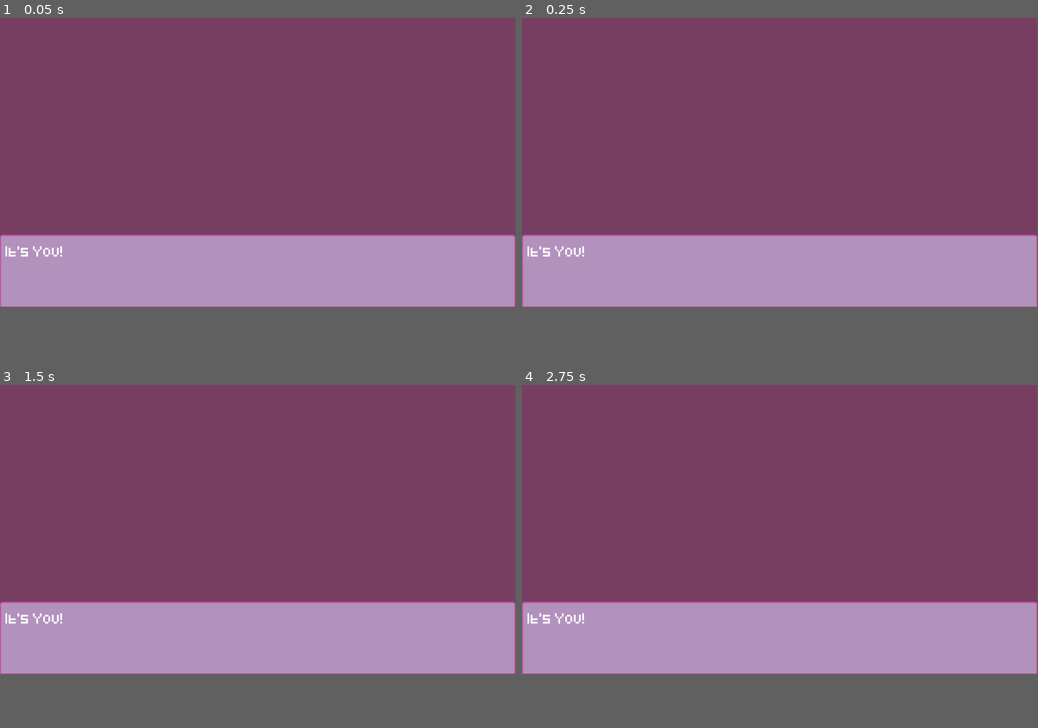
Above: before the commit, frames 1-4 (two rows, left to right).
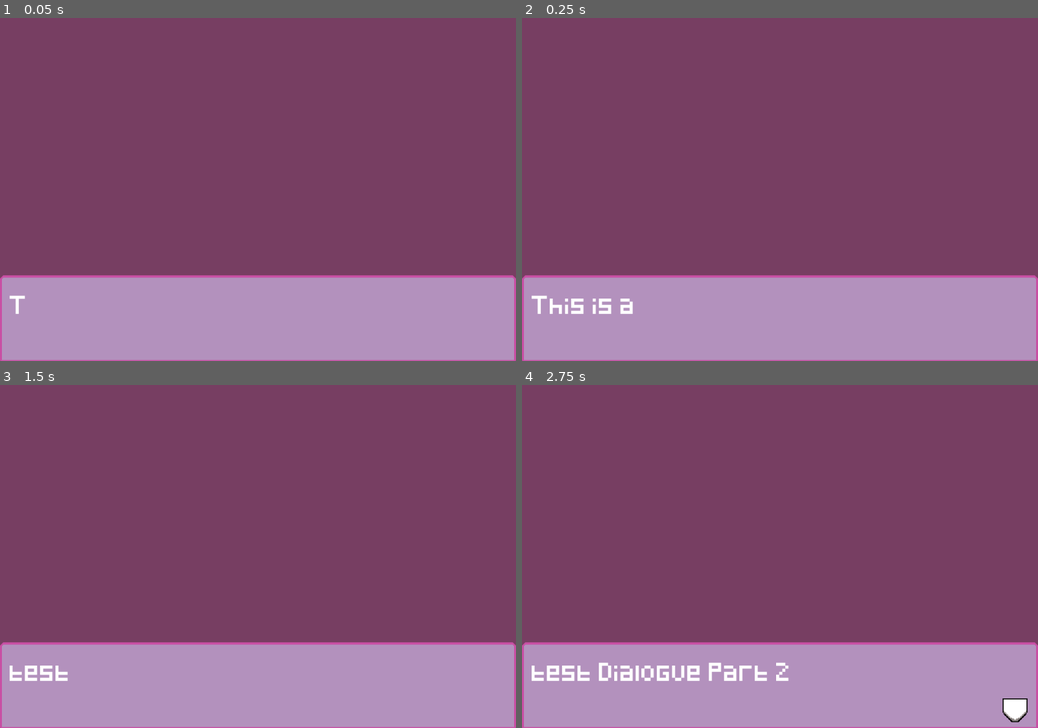
Above: after the commit, the same moments.

Repository: yolkxio/SGD-Dating-Sim
Game: Godot game, scene res://Scenes/Screen.tscn
The game is run twice, just before and just after one commit, with the same random seed, the same clock (stepped at 60 frames per second) and the same inputs. The project has no main scene, so this scene is started directly.
Inputs (mouse positions are in pixels of both pictures, inside the frame that each line leads up to):
- Up to frame 1 (0.05 s): no input
- Up to frame 2 (0.25 s): no input
- Up to frame 3 (1.5 s): click (490, 659) at 1.27 s
- Up to frame 4 (2.75 s): click (1012, 659) at 2.02 s
The window is 799x449 before the commit and 800x533 after it. Grey fills any space a smaller window leaves; there, only what the larger window draws over its background counts as a difference.

The runs differ from the first frame. In frame 1, 13% of the frame differs, in the area x 0-100%, y 0-100%; in frame 2, 14%; in frame 3, 14%; in frame 4, 15%.

Commit message:
some more fleshing out of the idea
also a checkpoint because after this I am flying blind on how to do certain things so if I mess up I can reload this save

Diff:
--- a/dating_sim/Scenes/Screen.tscn
+++ b/dating_sim/Scenes/Screen.tscn
@@ -1,7 +1,10 @@
-[gd_scene load_steps=3 format=3 uid="uid://cuysm2kox8jt8"]
+[gd_scene load_steps=6 format=3 uid="uid://cuysm2kox8jt8"]
 
 [ext_resource type="Script" uid="uid://bu244lsn5ye7o" path="res://Scripts/TestText.gd" id="1_q8odg"]
 [ext_resource type="Resource" uid="uid://drrecr43opomx" path="res://Scripts/Resources/Test.tres" id="2_w8lkc"]
+[ext_resource type="Texture2D" uid="uid://buh28sserylog" path="res://Assets/Art/UI/TestButton1.png" id="3_dw3bs"]
+[ext_resource type="Texture2D" uid="uid://c2uaqa3vtuqbq" path="res://Assets/Art/UI/TestButton2.png" id="4_c5ivj"]
+[ext_resource type="Texture2D" uid="uid://cg8r3h5uriu6m" path="res://Assets/Art/UI/TestButton3.png" id="5_53dy5"]
 
 [node name="Screen" type="Control"]
 layout_mode = 3
@@ -55,3 +58,22 @@
 theme_override_colors/default_color = Color(0, 0, 0, 1)
 bbcode_enabled = true
 text = "It's You!"
+
+[node name="TextureButton" type="TextureButton" parent="TextContainer"]
+visible = false
+layout_mode = 1
+anchors_preset = 3
+anchor_left = 1.0
+anchor_top = 1.0
+anchor_right = 1.0
+anchor_bottom = 1.0
+offset_left = -80.0
+offset_top = -70.0
+offset_right = 48.0
+offset_bottom = 58.0
+grow_horizontal = 0
+grow_vertical = 0
+scale = Vector2(0.5, 0.5)
+texture_normal = ExtResource("3_dw3bs")
+texture_pressed = ExtResource("4_c5ivj")
+texture_hover = ExtResource("5_53dy5")
--- a/dating_sim/Scripts/Resources/Test.tres
+++ b/dating_sim/Scripts/Resources/Test.tres
@@ -14,11 +14,11 @@
 integers = {
 "AddedSpacing": 0,
 "Delay": 0,
-"DelayBetweenCharacters": 0,
+"DelayBetweenCharacters": 2,
 "FontSize": 32,
 "OutlineSize": 0,
 "PauseTimer": 0,
-"TextSpeed": 50
+"TextSpeed": 100
 }
 theme = {}
 metadata/_custom_type_script = "uid://cwwkd7uw3ndoi"
--- a/dating_sim/Scripts/TestText.gd
+++ b/dating_sim/Scripts/TestText.gd
@@ -2,22 +2,177 @@
 
 @export var dialogue_data: DialogueData
 
+var full_dialogue_segments: Array = []
+var current_segment_index: int = 0
+var current_segment_text: String = ""
+var current_displayed_text: String = ""
+var typing_timer: Timer
+var is_typing: bool = false
+var current_position: int = 0
+var words_array: Array = []
+var current_word_index: int = 0
+var waiting_for_input: bool = false
+
+var dialogue_text: RichTextLabel
+var button: TextureButton
+
 func _ready():
 	if dialogue_data:
-		setup_dialogue_box()
+		typing_system()
+		dialogue_box()
+		connect_button()
 
-func setup_dialogue_box():
-	var dialogue_text = $TextContainer/TextBackground/MarginContainer/RichTextLabel
+func typing_system():
+	typing_timer = Timer.new()
+	add_child(typing_timer)
+	typing_timer.timeout.connect(_on_typing_timer_timeout)
+	typing_timer.wait_time = 0.1
+
+func dialogue_box():
+	dialogue_text = $TextContainer/TextBackground/MarginContainer/RichTextLabel
+	apply_formatting()
+	load_dialogue()
+
+func connect_button():
+	button = $TextContainer/TextureButton
+	if button:
+		button.pressed.connect(_button)
+
+func apply_formatting():
+	if not dialogue_text:
+		return
 
 	var font_size = dialogue_data.integers["FontSize"]
-	var text_color = dialogue_data.get_color("Text")
+	dialogue_text.add_theme_font_size_override("normal_font_size", font_size)
+
+	dialogue_text.add_theme_color_override("default_color", dialogue_data.get_color("Text"))
+
 	var outline_size = dialogue_data.integers["OutlineSize"]
-	var text_speed = dialogue_data.integers["TextSpeed"]
-	var delay = dialogue_data.integers["Delay"]
-	var delay_between_chars = dialogue_data.integers["DelayBetweenCharacters"]
-
 	if outline_size > 0:
 		dialogue_text.add_theme_constant_override("outline_size", outline_size)
 		dialogue_text.add_theme_color_override("font_outline_color", dialogue_data.get_color("Outline"))
-	dialogue_text.add_theme_font_size_override("normal_font_size", font_size)
-	dialogue_text.add_theme_color_override("default_color", text_color)
+
+func load_dialogue():
+	var file_path = dialogue_data.text_file_path
+	var file_content = ""
+	var file = FileAccess.open(file_path, FileAccess.READ)
+
+	file_content = file.get_as_text()
+	file.close()
+
+	parse_dialogue(file_content)
+
+	if full_dialogue_segments.size() > 0:
+		start_next()
+
+func parse_dialogue(content: String):
+	full_dialogue_segments.clear()
+	current_segment_index = 0
+
+	var raw_segments = content.split("<>")
+
+	for segment in raw_segments:
+		var cleaned_segment = segment.strip_edges()
+
+		if cleaned_segment.length() > 0:
+			full_dialogue_segments.append(cleaned_segment)
+
+func start_next():
+	if current_segment_index >= full_dialogue_segments.size():
+		return
+
+	if is_typing:
+		return
+
+	current_segment_text = full_dialogue_segments[current_segment_index]
+	current_displayed_text = ""
+	current_position = 0
+	current_word_index = 0
+	is_typing = true
+	waiting_for_input = false
+
+	dialogue_text.text = ""
+
+	var delay_between_chars = dialogue_data.integers["DelayBetweenCharacters"]
+
+	if delay_between_chars > 0:
+		typing_timer.wait_time = delay_between_chars / 60.0
+	else:
+		var text_speed = dialogue_data.integers["TextSpeed"]
+		typing_timer.wait_time = (60.0 / text_speed)
+
+		setup_word_array()
+
+	var initial_delay = dialogue_data.integers["Delay"]
+	if initial_delay > 0:
+		var initial_wait = initial_delay / 60.0
+		await get_tree().create_timer(initial_wait).timeout
+
+	typing_timer.start()
+
+func setup_word_array():
+	words_array = []
+	var words = current_segment_text.split(" ")
+	for i in range(words.size()):
+		words_array.append(words[i])
+		if i < words.size() - 1:
+			words_array.append(" ")
+
+func _on_typing_timer_timeout():
+	var delay_between_chars = dialogue_data.integers["DelayBetweenCharacters"]
+	button.visible = false
+
+	if delay_between_chars > 0:
+		while current_position < current_segment_text.length():
+			var char = current_segment_text[current_position]
+			current_displayed_text += char
+			current_position += 1
+
+			if char != " ":
+				break
+
+		dialogue_text.text = current_displayed_text
+
+		if current_position >= current_segment_text.length():
+			finish_current()
+	else:
+		if current_word_index < words_array.size():
+			current_displayed_text += words_array[current_word_index]
+			current_word_index += 1
+			dialogue_text.text = current_displayed_text
+		else:
+			finish_current()
+
+func finish_current():
+	is_typing = false
+	typing_timer.stop()
+	dialogue_text.text = current_segment_text
+	waiting_for_input = true
+	button.visible = true
+
+func next():
+	if not waiting_for_input:
+		return
+
+	current_segment_index += 1
+	start_next()
+
+func skip():
+	if is_typing:
+		is_typing = false
+		typing_timer.stop()
+		dialogue_text.text = current_segment_text
+		waiting_for_input = true
+
+func _button():
+	if is_typing:
+		skip()
+	elif waiting_for_input:
+		next()
+
+func _input(event):
+	if event.is_action_pressed("Skip button"):
+		if is_typing:
+			skip()
+		elif waiting_for_input:
+			next()
--- a/dating_sim/project.godot
+++ b/dating_sim/project.godot
@@ -16,13 +16,21 @@
 
 [display]
 
-window/size/viewport_width=1920
-window/size/viewport_height=1080
+window/size/viewport_width=1080
+window/size/viewport_height=720
 
 [gui]
 
 theme/custom="uid://d3nxnxsg34eew"
 
+[input]
+
+"Skip button"={
+"deadzone": 0.2,
+"events": [Object(InputEventKey,"resource_local_to_scene":false,"resource_name":"","device":-1,"window_id":0,"alt_pressed":false,"shift_pressed":false,"ctrl_pressed":false,"meta_pressed":false,"pressed":false,"keycode":0,"physical_keycode":32,"key_label":0,"unicode":32,"location":0,"echo":false,"script":null)
+]
+}
+
 [rendering]
 
 textures/canvas_textures/default_texture_filter=0
Binary file added: dating_sim/Assets/Art/UI/TestButton.aseprite
Binary file added: dating_sim/Assets/Art/UI/TestButton1.png
Not shown, added: dating_sim/Assets/Art/UI/TestButton1.png.import
Binary file added: dating_sim/Assets/Art/UI/TestButton2.png
Not shown, added: dating_sim/Assets/Art/UI/TestButton2.png.import
Binary file added: dating_sim/Assets/Art/UI/TestButton3.png
Not shown, added: dating_sim/Assets/Art/UI/TestButton3.png.import
Binary file added: dating_sim/Assets/Art/UI/TestButton4.png
Not shown, added: dating_sim/Assets/Art/UI/TestButton4.png.import
Not shown, changed: dating_sim/Assets/Text/Test Dialogue.txt
